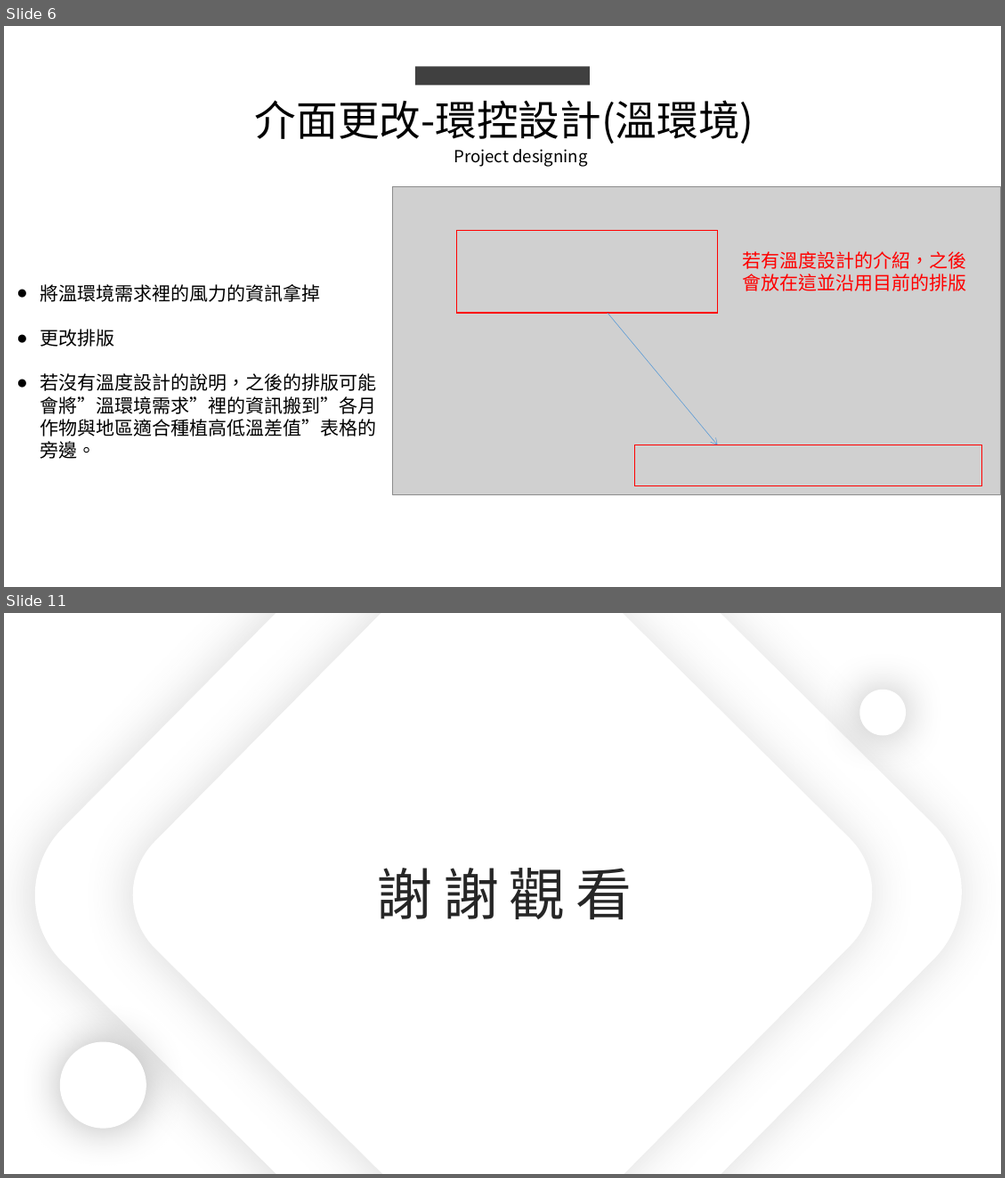
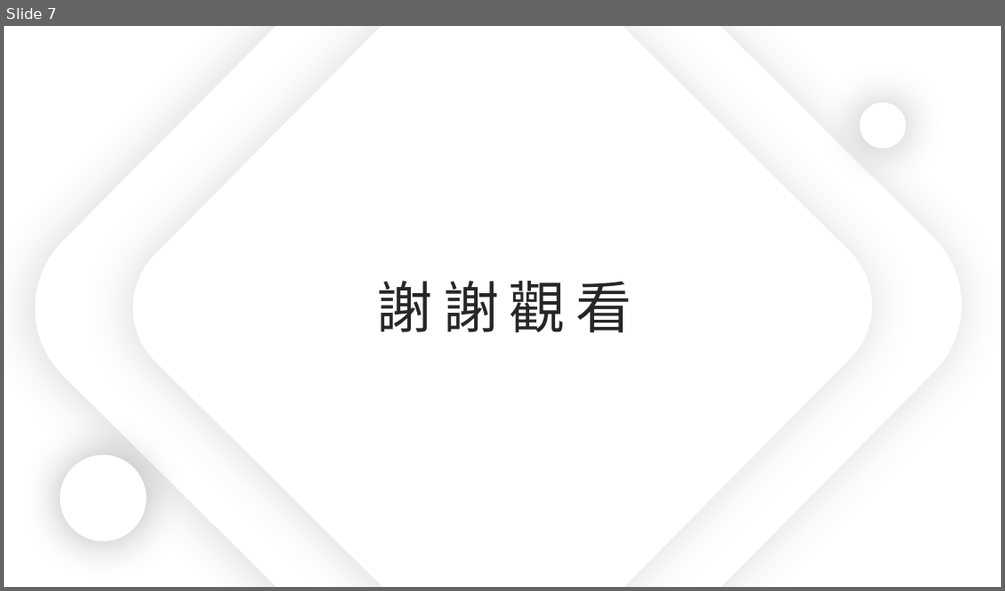
Before and after one commit to king637324/KnowledgeGreenhouseSystem, a slide deck: 工作日報_葉柏漢/2021.07.13工作日報_葉柏漢.pptx. Shown one above the other, each under a label of ours: slides 6 and 11 before the commit, slide 7 after it; the slides between them are not shown. The pictures are 1005x1178 and 1005x591 pixels, drawn with LibreOffice and Linux fonts; fonts in the diff are those of the drawing; grey boxes stand for pictures. Boxes give left, top, right and bottom in pixels: in the first picture for what was removed or moved away, otherwise in the second. Text is boxed around its words. In the diff, an @@ line names an element or a change of style, - is before the commit and + after.

```diff
--- a/工作日報_葉柏漢/2021.07.13工作日報_葉柏漢.pptx
+++ b/工作日報_葉柏漢/2021.07.13工作日報_葉柏漢.pptx
@@ slide 6 removed at (x1=4, y1=26, x2=1001, y2=587), background #FFFFFF @@
@@ rectangle removed at (x1=415, y1=66, x2=590, y2=85) @@
@@ text removed at (x1=255, y1=100, x2=754, y2=143) @@
-介面更改-環控設計(溫環境)
@@ text removed at (x1=453, y1=149, x2=588, y2=167) @@
-Project designing
@@ picture removed at (x1=392, y1=187, x2=1001, y2=495) @@
@@ rectangle removed at (x1=456, y1=231, x2=718, y2=313) @@
@@ text removed at (x1=743, y1=251, x2=967, y2=291) @@
-若有溫度設計的介紹，之後會放在這並沿用目前的排版
@@ text removed at (x1=40, y1=284, x2=376, y2=459) @@
-● 將溫環境需求裡的風力的資訊拿掉
-● 更改排版
-● 若沒有溫度設計的說明，之後的排版可能會將”溫環境需求”裡的資訊搬到”各月作物與地區適合種植高低溫差值”表格的旁邊。
@@ arrow removed from (607, 313) to (718, 445) @@
@@ rectangle removed at (x1=634, y1=445, x2=982, y2=487) @@
@@ what was slide 11 is now slide 7 @@
```
Also in this commit, not shown: 4 slides changed, 2 slides added, 5 other slides removed, 6 other files.
